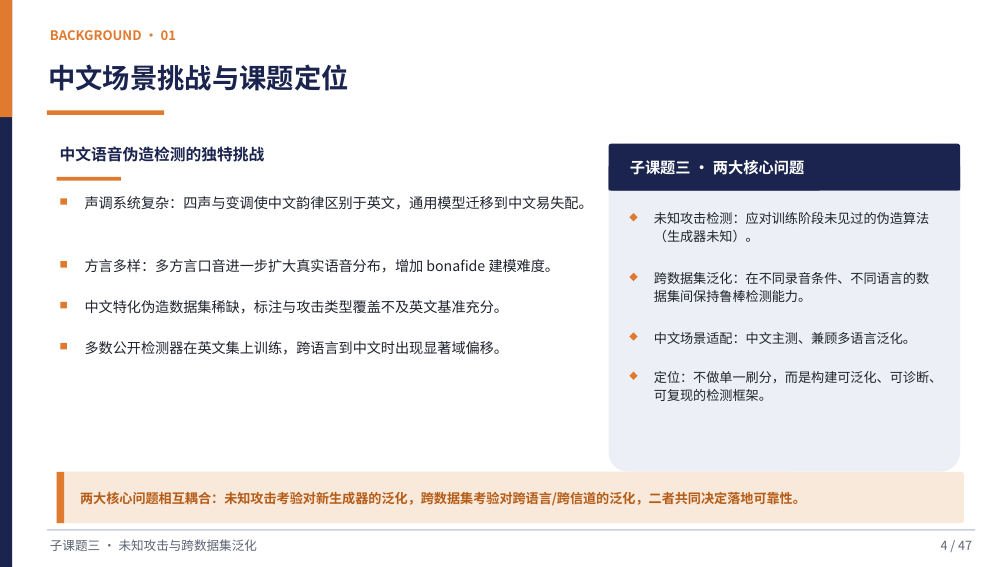
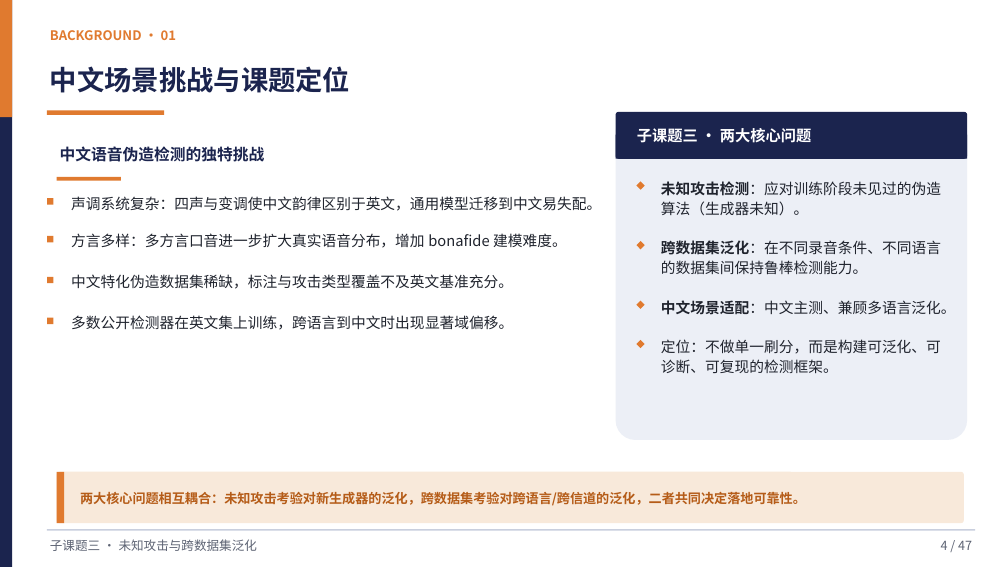
Before and after one commit to Yihuai-Zhang/learngit, a slide deck: slide 4 of 子课题三答辩-未知攻击与跨数据集泛化.pptx. Drawn at 1008x567 pixels with LibreOffice and Linux fonts; fonts in the diff are those of the drawing. Boxes give left, top, right and bottom in pixels: in the first picture for what was removed or moved away, otherwise in the second. Text is boxed around its words. In the diff, an @@ line names an element or a change of style, - is before the commit and + after.

```diff
--- a/子课题三答辩-未知攻击与跨数据集泛化.pptx
+++ b/子课题三答辩-未知攻击与跨数据集泛化.pptx
@@ 4 texts, 2 rounded rectangles, 1 rectangle: place and size @@
-4 texts, 2 rounded rectangles, 1 rectangle at [609, 144, 960, 472]
+4 texts, 2 rounded rectangles, 1 rectangle at [616, 112, 967, 440]
@@ text "未知攻击检测：应对训练阶段未见过的伪造算法（生成器未知）。" at [661, 181, 941, 216]: size 12.5 to 14 pt; bold on in "未知攻击检测：应对训练阶段未见过的伪造算法（生成器未知）。" @@
@@ rectangle: place and size @@
-rectangle at [60, 198, 67, 205]
+rectangle at [47, 198, 54, 205]
@@ text "声调系统复杂：四声与变调使中文韵律区别于英文，通用模型迁移到中文易失配。": place and size @@
-text "声调系统复杂：四声与变调使中文韵律区别于英文，通用模型迁移到中文易失配。" at [85, 196, 593, 210]
+text "声调系统复杂：四声与变调使中文韵律区别于英文，通用模型迁移到中文易失配。" at [71, 196, 601, 211]
@@ text "跨数据集泛化：在不同录音条件、不同语言的数据集间保持鲁棒检测能力。" at [661, 240, 941, 275]: size 12.5 to 14 pt; bold on in "跨数据集泛化：在不同录音条件、不同语言的数据集间保持鲁棒检测能力。" @@
@@ size 13.5 to 14 pt in 4 elements at [71, 196, 601, 211], [71, 233, 567, 248], [71, 315, 513, 330], [71, 274, 513, 289] @@
@@ text "中文场景适配：中文主测、兼顾多语言泛化。": place and size @@
-text "中文场景适配：中文主测、兼顾多语言泛化。" at [654, 332, 916, 344]
+text "中文场景适配：中文主测、兼顾多语言泛化。" at [661, 300, 956, 315]
@@ text "中文场景适配：中文主测、兼顾多语言泛化。" at [661, 300, 956, 315]: size 12.5 to 14 pt; bold on in "中文场景适配：中文主测、兼顾多语言泛化。" @@
@@ 3 texts, 3 rectangles: place and size @@
-3 texts, 3 rectangles at [60, 259, 560, 355]
+3 texts, 3 rectangles at [47, 233, 567, 330]
@@ 4 diamonds: place and size @@
-4 diamonds at [629, 213, 637, 380]
+4 diamonds at [637, 181, 645, 349]
@@ text "定位：不做单一刷分，而是构建可泛化、可诊断、可复现的检测框架。" at [661, 339, 941, 373]: size 12.5 to 14 pt @@
```
Also in this commit, not shown: 30 other slides changed, 1 slide added, 3 slides removed, 2 other files.
